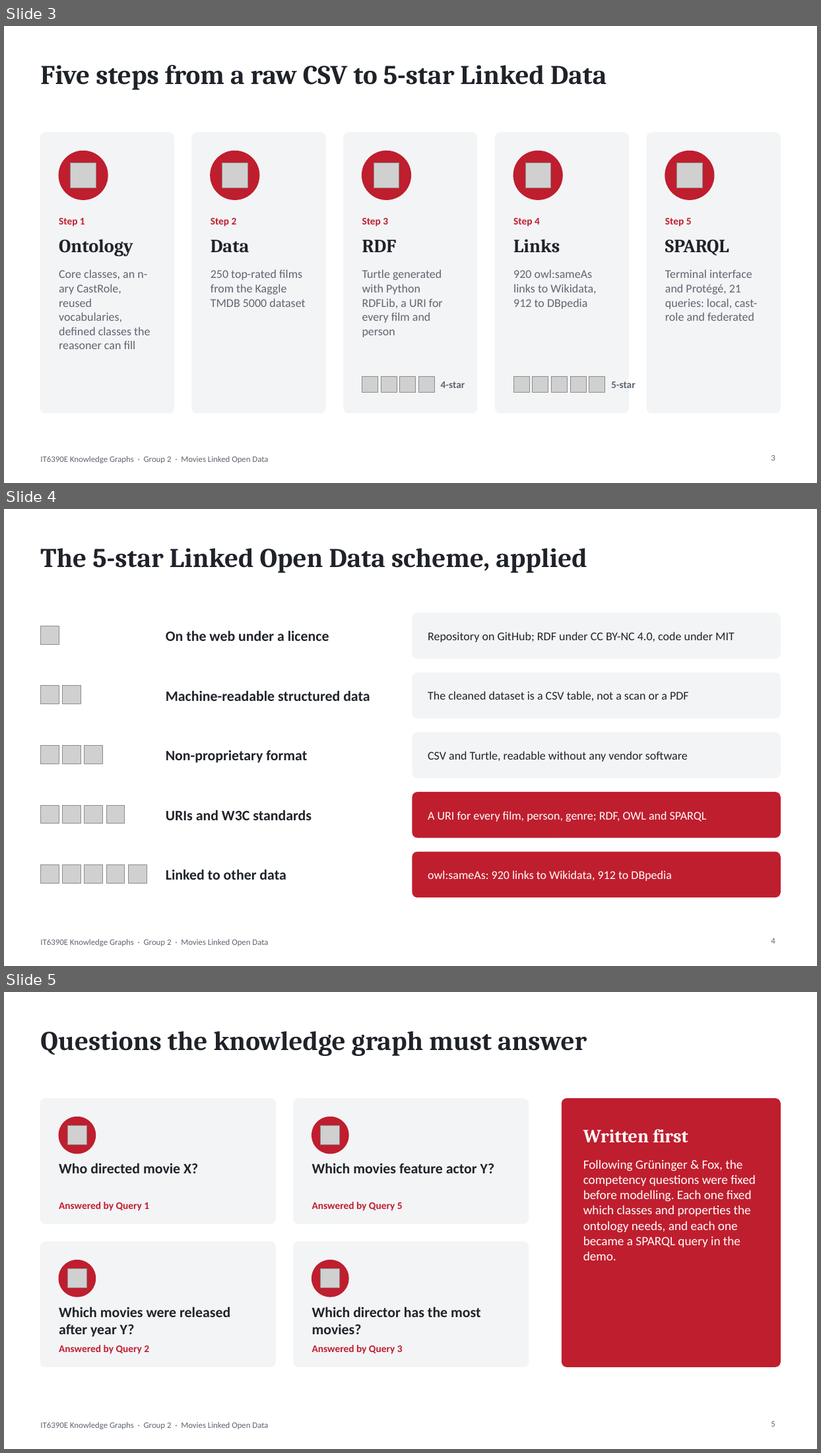
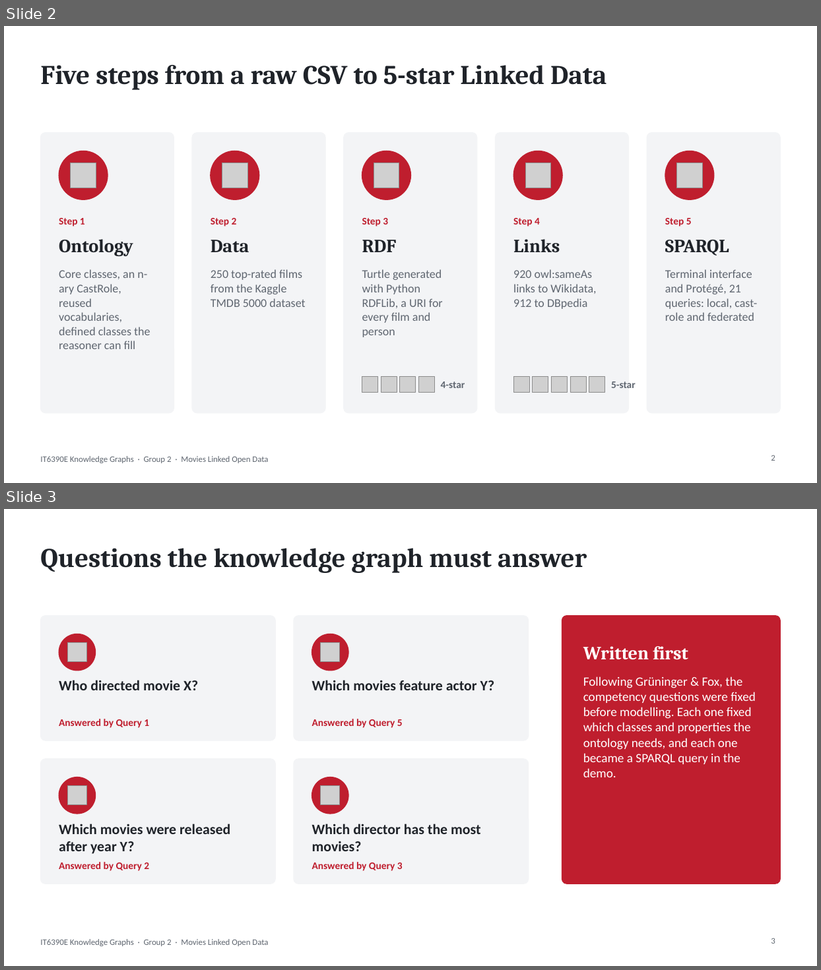
Before and after one commit to minhdo2207/it6390e-lod-capstone, a slide deck: slides/Group2_Capstone_Slides.pptx. Shown one above the other, each under a label of ours: slides 3, 4 and 5 before the commit, slides 2 and 3 after it. The pictures are 821x1453 and 821x970 pixels, drawn with LibreOffice and Linux fonts; fonts in the diff are those of the drawing; grey boxes stand for pictures; background and template pictures are left out. Boxes give left, top, right and bottom in pixels: in the first picture for what was removed or moved away, otherwise in the second. Text is boxed around its words. In the diff, an @@ line names an element or a change of style, - is before the commit and + after.

```diff
--- a/slides/Group2_Capstone_Slides.pptx
+++ b/slides/Group2_Capstone_Slides.pptx
@@ slide 4 removed at [4, 509, 817, 966], background #FFFFFF; not listed: 1 template element that a slide beside it also shows @@
@@ title removed at [40, 548, 587, 573] @@
-The 5-star Linked Open Data scheme, applied
@@ picture removed at [40, 626, 59, 644] @@
@@ rounded rectangle removed at [413, 613, 781, 658] @@
@@ text removed at [166, 630, 329, 641] @@
-On the web under a licence
@@ text removed at [428, 632, 735, 642] @@
-Repository on GitHub; RDF under CC BY-NC 4.0, code under MIT
@@ picture removed at [40, 686, 59, 704] @@
@@ picture removed at [63, 686, 81, 704] @@
@@ rounded rectangle removed at [413, 673, 781, 718] @@
@@ text removed at [166, 691, 370, 701] @@
-Machine-readable structured data
@@ text removed at [428, 691, 689, 701] @@
-The cleaned dataset is a CSV table, not a scan or a PDF
@@ picture removed at [40, 746, 59, 764] @@
@@ picture removed at [63, 746, 81, 764] @@
@@ picture removed at [85, 746, 103, 764] @@
@@ rounded rectangle removed at [413, 733, 781, 778] @@
@@ text removed at [166, 750, 307, 763] @@
-Non-proprietary format
@@ text removed at [428, 751, 688, 762] @@
-CSV and Turtle, readable without any vendor software
@@ picture removed at [40, 805, 59, 824] @@
@@ picture removed at [63, 805, 81, 824] @@
@@ picture removed at [85, 805, 103, 824] @@
@@ picture removed at [106, 805, 125, 824] @@
@@ rounded rectangle removed at [413, 793, 781, 838] @@
@@ text removed at [166, 810, 312, 821] @@
-URIs and W3C standards
@@ text removed at [428, 811, 707, 822] @@
-A URI for every film, person, genre; RDF, OWL and SPARQL
@@ rounded rectangle removed at [413, 852, 781, 898] @@
@@ picture removed at [40, 865, 59, 883] @@
@@ picture removed at [63, 865, 81, 883] @@
@@ picture removed at [85, 865, 103, 883] @@
@@ picture removed at [106, 865, 125, 883] @@
@@ picture removed at [129, 865, 147, 883] @@
@@ text removed at [166, 869, 286, 880] @@
-Linked to other data
@@ text removed at [428, 871, 671, 881] @@
-owl:sameAs: 920 links to Wikidata, 912 to DBpedia
@@ page number removed at [771, 939, 775, 944] @@
-4
@@ what was slide 3 is now slide 2 @@
@@ what was slide 5 is now slide 3 @@
```
Also in this commit, not shown: 1 slide changed, 4 other slides removed, 9 other files.
